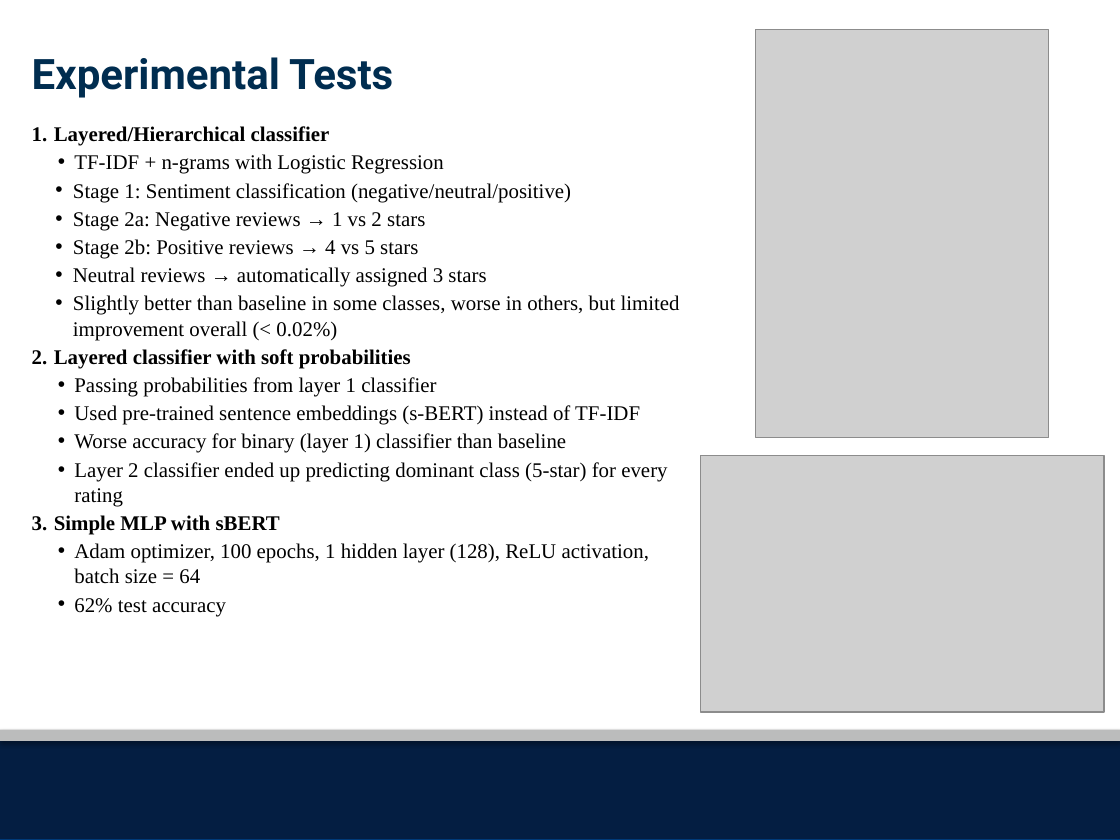
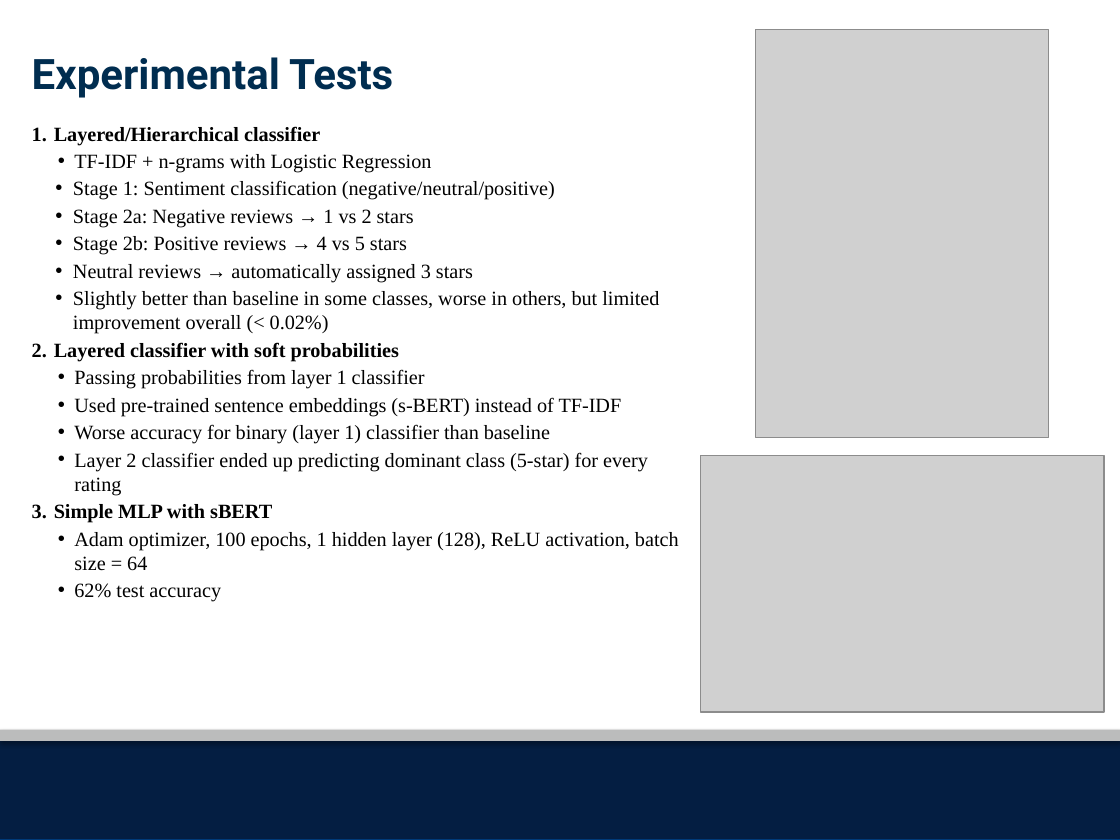
Before and after one commit to julia-sober/COSC-5540-Yelp-Review-Sentiment-Analysis, a slide deck: slide 7 of Phase2-Project-Proposal/Presentation/ACTUAL_FINAL_PRESENTATIONv2.pptx. Drawn at 1120x840 pixels with LibreOffice and Linux fonts; fonts in the diff are those of the drawing; grey boxes stand for pictures; background and template pictures are left out. Boxes give left, top, right and bottom in pixels: in the first picture for what was removed or moved away, otherwise in the second. Text is boxed around its words. In the diff, an @@ line names an element or a change of style, - is before the commit and + after.

```diff
--- a/Phase2-Project-Proposal/Presentation/ACTUAL_FINAL_PRESENTATIONv2.pptx
+++ b/Phase2-Project-Proposal/Presentation/ACTUAL_FINAL_PRESENTATIONv2.pptx
@@ text "Layered/Hierarchical classifier" at (54, 126, 679, 602): size 13.4 to 13 pt @@
```
Also in this commit, not shown: 3 other slides changed, 1 slide removed, 1 other file.
